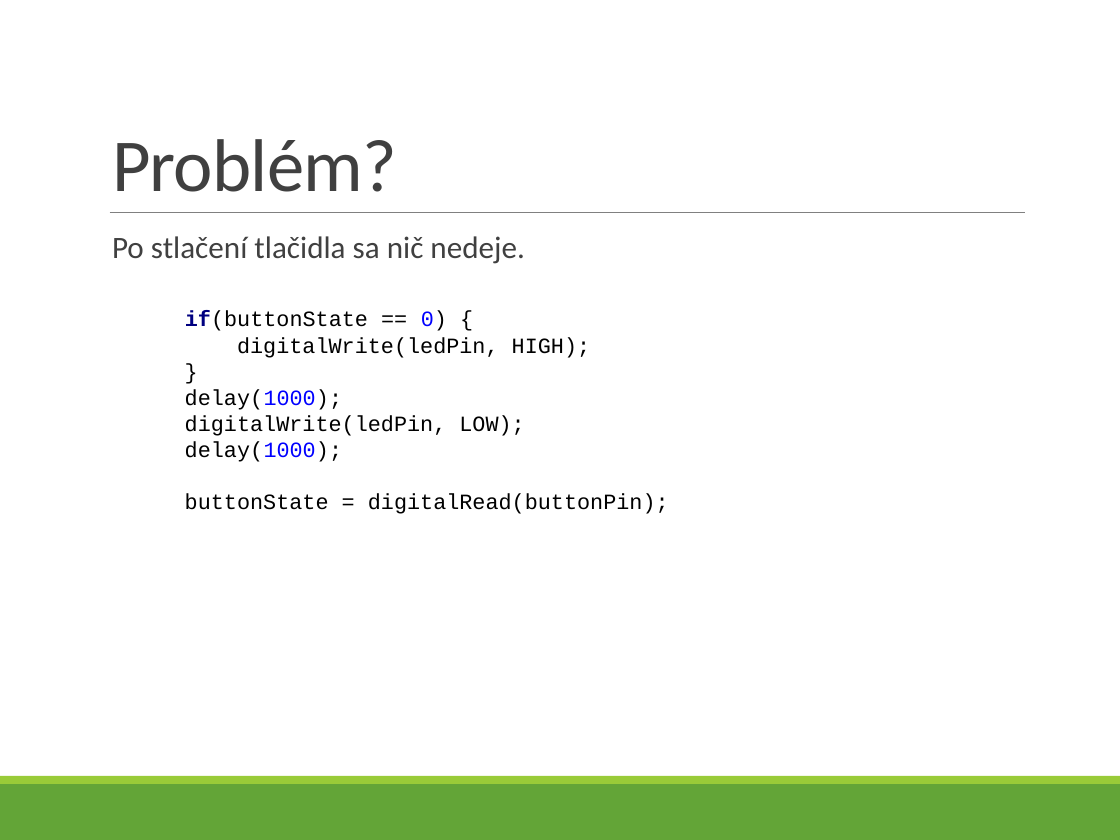
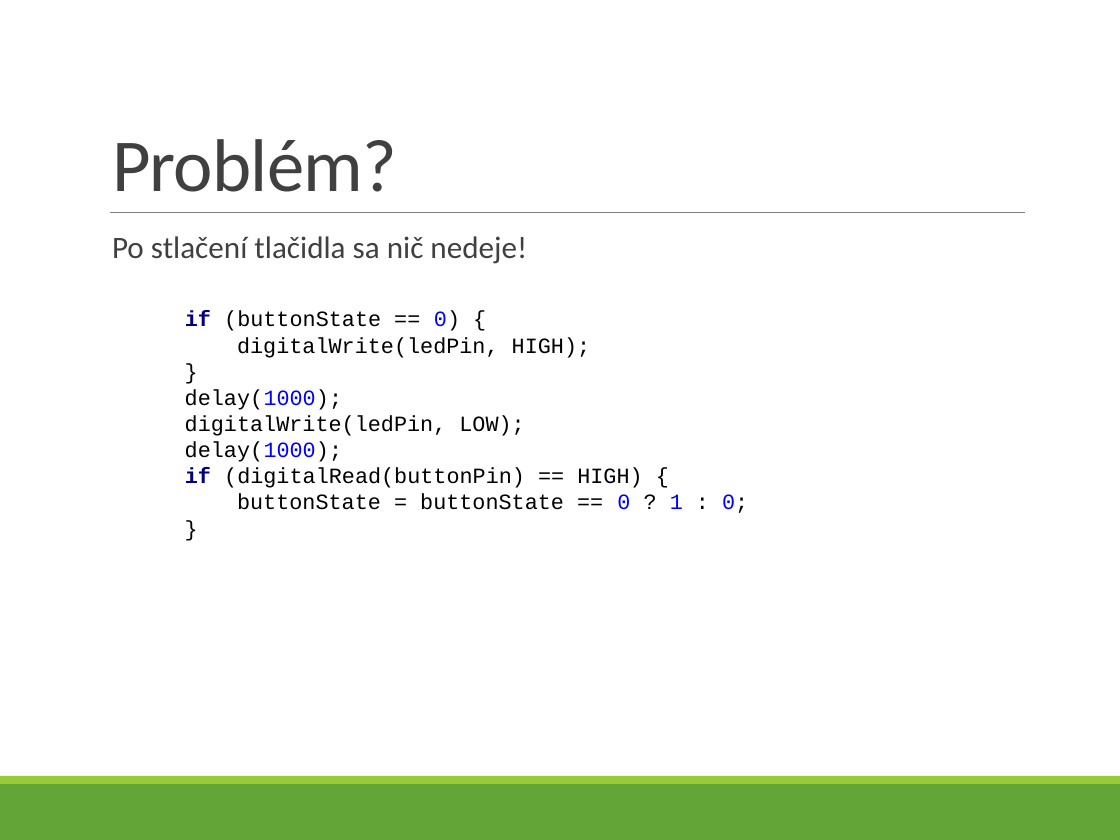
Before and after one commit to ppatrik/DiplomovaPraca, a slide deck: slide 6 of Prezentacie/prezentacia.pptx. Drawn at 1120x840 pixels with LibreOffice and Linux fonts; fonts in the diff are those of the drawing. Boxes give left, top, right and bottom in pixels: in the first picture for what was removed or moved away, otherwise in the second. Text is boxed around its words. In the diff, an @@ line names an element or a change of style, - is before the commit and + after.

```diff
--- a/Prezentacie/prezentacia.pptx
+++ b/Prezentacie/prezentacia.pptx
@@ text at (112,236,527,264): text changed @@
-  Po stlačení tlačidla sa nič nedeje.
+  Po stlačení tlačidla sa nič nedeje!
@@ text at (185,311,748,513): text changed @@
-if(buttonState == 0) {
-digitalWrite(ledPin, HIGH);
-}
-delay(1000);
-digitalWrite(ledPin, LOW);
-delay(1000);
-buttonState = digitalRead(buttonPin);
+if (buttonState == 0) {
+digitalWrite(ledPin, HIGH);
+}
+delay(1000);
+digitalWrite(ledPin, LOW);
+delay(1000);
+if (digitalRead(buttonPin) == HIGH) {
+buttonState = buttonState == 0 ? 1 : 0;
+}
```
Also in this commit, not shown: 7 other slides changed, 1 slide added, 2 other files.
